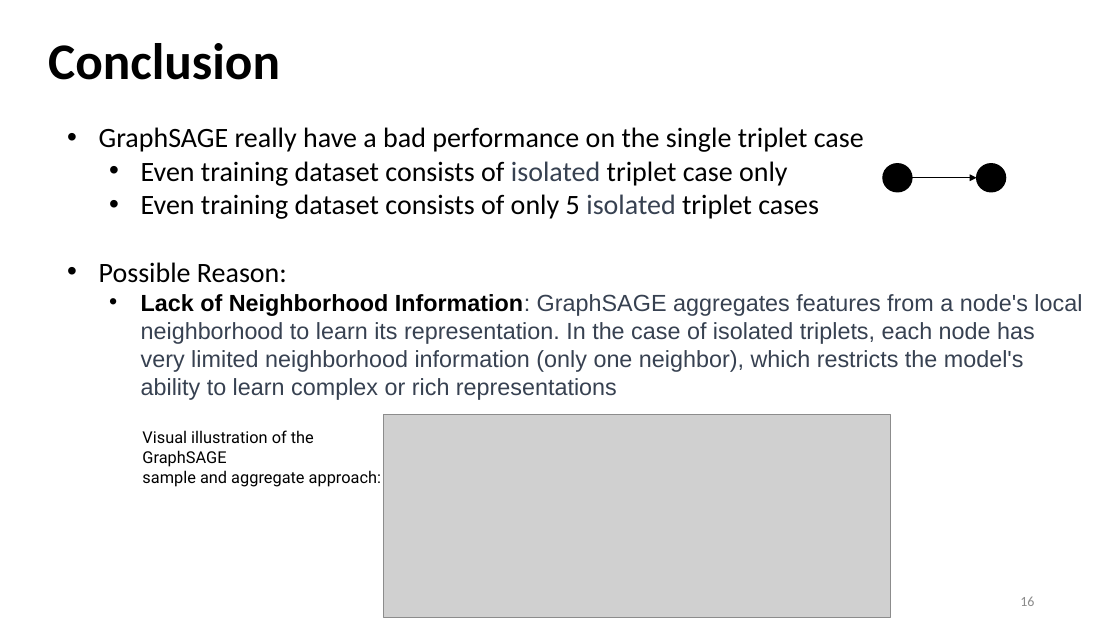
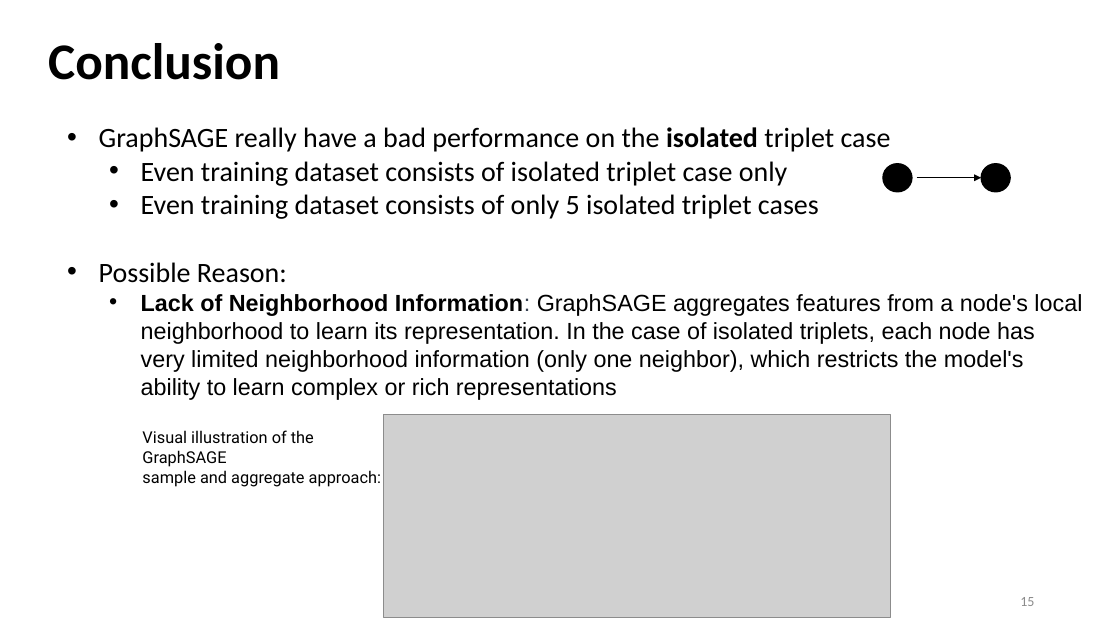
Before and after one commit to Bai1026/Intern-IIS, a slide deck: slide 15 of Meeting/Presentation_1201.pptx (slide 16 before the commit). Drawn at 1120x630 pixels with LibreOffice and Linux fonts; fonts in the diff are those of the drawing; grey boxes stand for pictures. Boxes give left, top, right and bottom in pixels: in the first picture for what was removed or moved away, otherwise in the second. Text is boxed around its words. In the diff, an @@ line names an element or a change of style, - is before the commit and + after.

```diff
--- a/Meeting/Presentation_1201.pptx
+++ b/Meeting/Presentation_1201.pptx
@@ text at box(99, 127, 891, 152): text changed @@
-• GraphSAGE really have a bad performance on the single triplet case
+• GraphSAGE really have a bad performance on the isolated triplet case
@@ text at box(141, 161, 1082, 400): text colour #374151 to #000000 in "isolated", "isolated", "GraphSAGE aggregates features from a node's local ..." @@
@@ arrow moved from (912, 178) - (977, 178) to (917, 178) - (981, 178) @@
@@ ellipse: place and size @@
-ellipse at box(977, 164, 1007, 192)
+ellipse at box(981, 164, 1011, 192)
```
Also in this commit, not shown: 2 other slides changed, 4 slides added, 2 slides removed, 56 other files.
